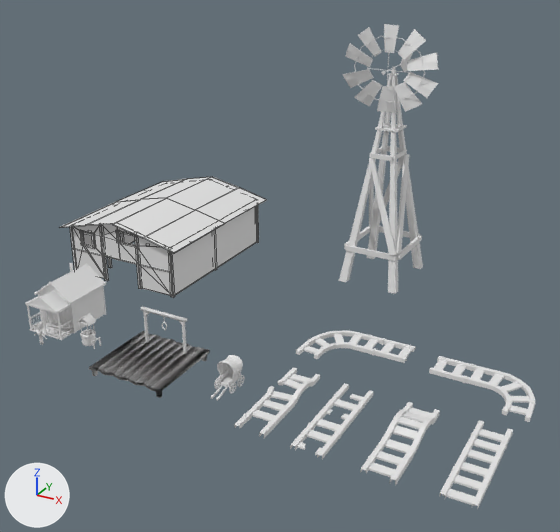
The Blender file Modelos/Cenario Cowboy/NovosAssetsAntigosLucas.blend, before and after one commit.
One viewpoint serves both versions: a camera (50 mm lens) standing at (45.5, -55.8, 42.2) and looking at (7.4, 13.5, 7.6). Every picture has the same lights, and +X, +Y and +Z are marked at lower left. Mesh edges are drawn as thin lines on the coarser meshes.

The first picture shows 'Carroça', 'Casa', 'Celeiro', 'Moinho', 'Trilho', 'Trilho2', 'TrilhoCruva2', 'TrilhoCurva', 'TrilhoQuebrado', 'TrilhoQuebrado2', 'forca'.
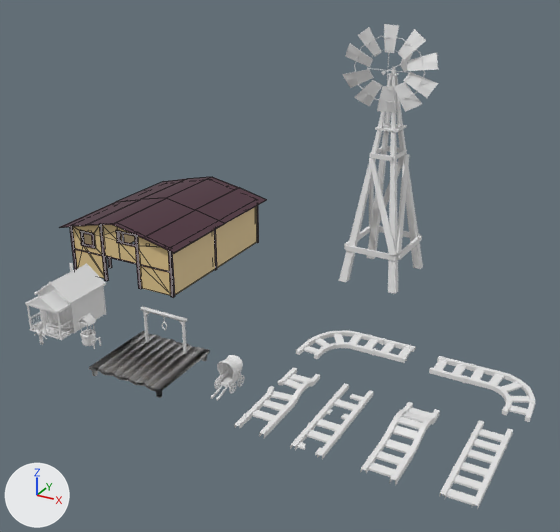
Boxes (x1, y1, x2, y2) around the edits, measured in the pictures (560 x 532 px):
```json
{"part": 1, "of": "me_cube_025", "change": "recoloured", "before": [72, 225, 171, 296], "after": [72, 225, 171, 296], "on screen": "grey to beige"}
{"part": 2, "of": "me_cube_025", "change": "recoloured", "before": [173, 206, 257, 295], "after": [173, 206, 257, 295], "on screen": "grey to brown"}
{"part": 3, "of": "me_cube_025", "change": "recoloured", "before": [83, 233, 135, 245], "after": [83, 233, 135, 245], "on screen": "grey to brown"}
{"part": 4, "of": "me_cube_025", "change": "recoloured", "before": [60, 198, 225, 297], "after": [60, 198, 225, 297], "on screen": "white to brown"}
{"part": 5, "of": "me_cube_025", "change": "recoloured", "before": [116, 177, 267, 243], "after": [116, 177, 267, 243], "on screen": "white to brown"}
```

The change, as JSON lines over the scene's bpy script:
```json
{"op": "add", "block": "mat_material_001", "code": ["mat_material_001 = principled_material('Material.001')", "mat_material_001.base_color = (0.0659, 0.021, 0.0373)  # brown #492836"]}
{"op": "add", "block": "mat_material", "code": ["mat_material = principled_material('Material')", "mat_material.base_color = (0.8, 0.603, 0.288)  # beige #e7cc92"]}
{"block": "me_cube_025", "where": "me_cube_025.from_pydata(...)  # 348 vertices, 270 faces; spans x -8.7..9.5, y -22.3..0.1, z -0.2..8.5"}
{"block": "me_cube_025", "where": "# used by ob_celeiro; location = (-15.6, 13.3, 0.0); rotation_euler = (0.0, 0.0, -3.142), in degrees (0, 0, -180)"}
{"block": "me_cube_025", "change": "me_cube_025 part 1: 45 of the faces centred in x -7.6..8.2, y -0.8..-0.7, z 0.0..8.1 switch from no material to mat_material (beige #e7cc92)"}
{"block": "me_cube_025", "change": "me_cube_025 part 2: 4 of the faces centred in x -7.7..-7.6, y -11.1, z 0.0..6.5 switch from no material to mat_material (beige #e7cc92)"}
{"block": "me_cube_025", "change": "me_cube_025 part 3: 4 of the faces centred in x 8.1..8.2, y -11.1, z 0.0..6.5 switch from no material to mat_material (beige #e7cc92)"}
{"block": "me_cube_025", "change": "me_cube_025 part 4: 134 of the faces centred in x -8.7..9.5, y -11.1..0.1, z 3.1..8.0 switch from no material to mat_material_001 (brown #492836)"}
{"block": "me_cube_025", "change": "me_cube_025 part 5: 58 of the faces centred in x -8.7..9.5, y -22.3..-16.7, z 2.2..8.2 switch from no material to mat_material_001 (brown #492836)"}
```
